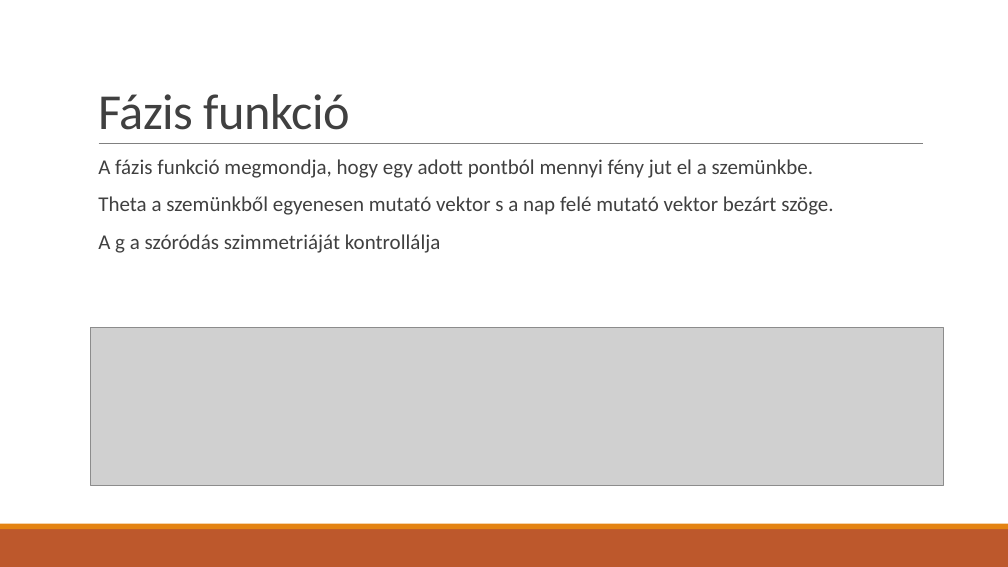
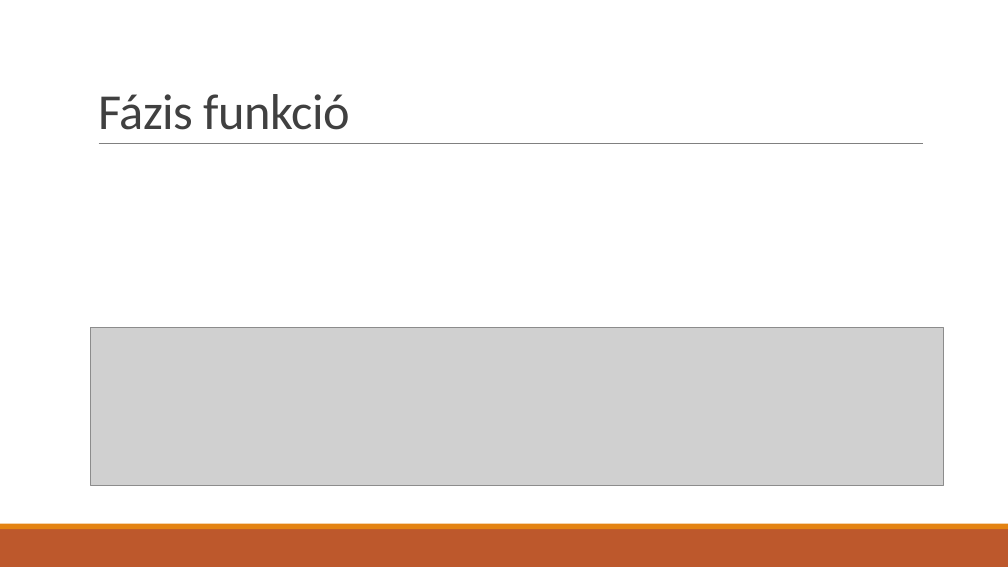
Before and after one commit to TheFlyingPiano99/AtmosphereSimulation, a slide deck: slide 5 of Docs/ppt/Atmoszféra szimuláció.pptx. Drawn at 1008x567 pixels with LibreOffice and Linux fonts; fonts in the diff are those of the drawing; grey boxes stand for pictures. Boxes give left, top, right and bottom in pixels: in the first picture for what was removed or moved away, otherwise in the second. Text is boxed around its words. In the diff, an @@ line names an element or a change of style, - is before the commit and + after.

```diff
--- a/Docs/ppt/Atmoszféra szimuláció.pptx
+++ b/Docs/ppt/Atmoszféra szimuláció.pptx
@@ text removed at [98,159,833,253] @@
-  A fázis funkció megmondja, hogy egy adott pontból mennyi fény jut el a szemünkbe.
-  Theta a szemünkből egyenesen mutató vektor s a nap felé mutató vektor bezárt szöge.
-  A g a szóródás szimmetriáját kontrollálja
```
Also in this commit, not shown: 8 other slides changed, 1 slide added, 4 other files.
